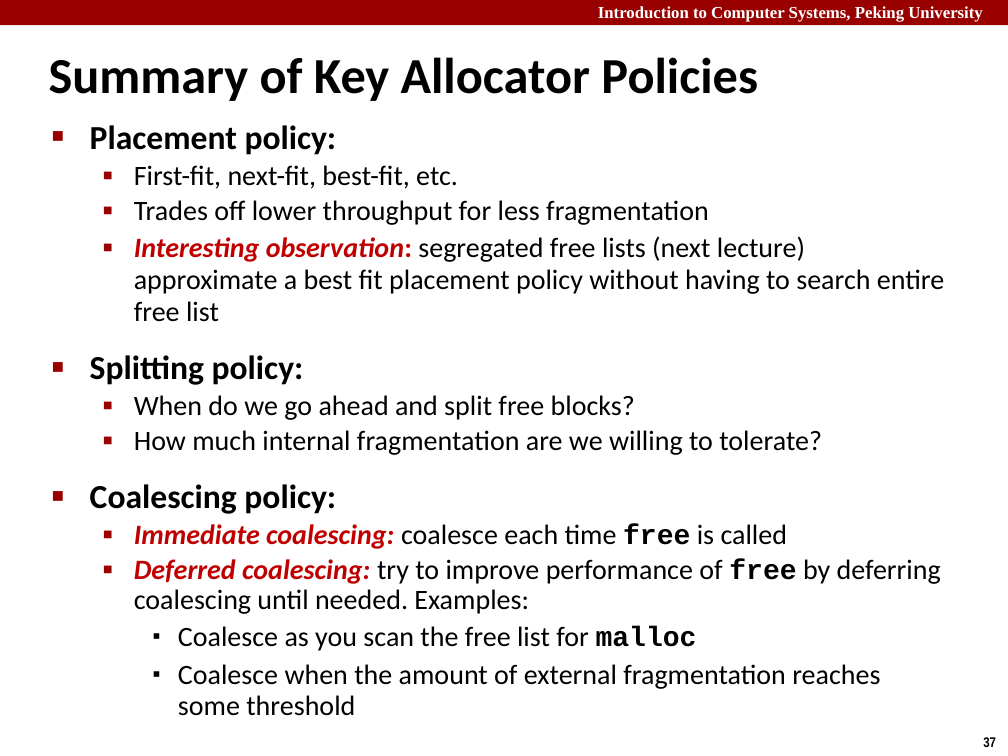
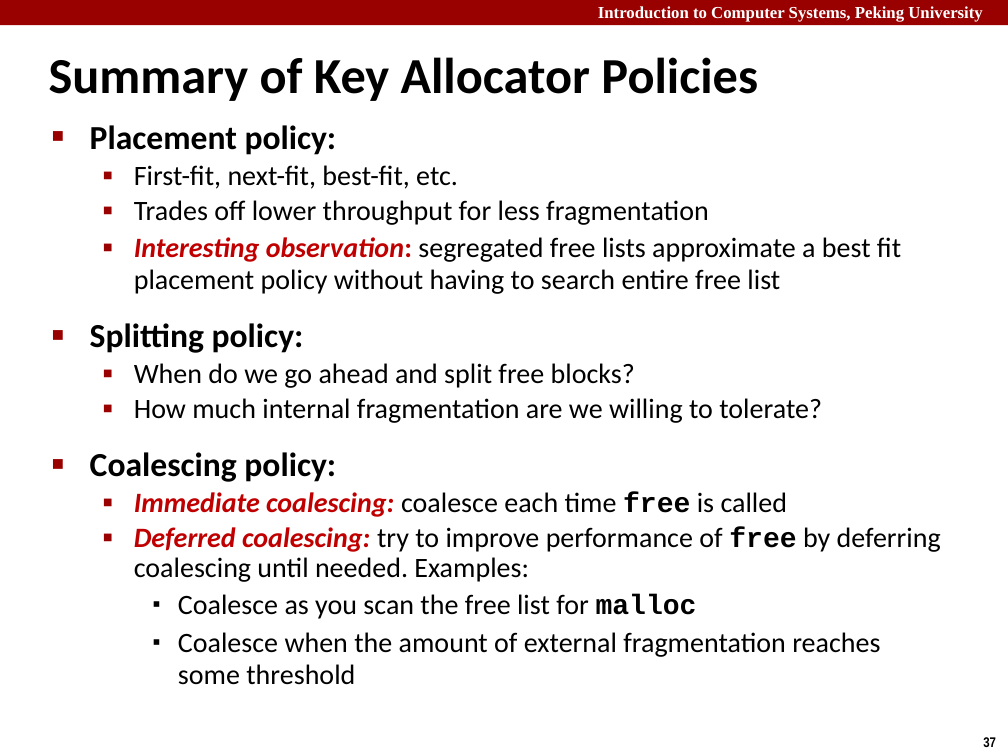
Before and after one commit to caodg/ics, a slide deck: slide 37 of slides/B07-DMM.pptx. Drawn at 1008x756 pixels with LibreOffice and Linux fonts; fonts in the diff are those of the drawing. Boxes give left, top, right and bottom in pixels: in the first picture for what was removed or moved away, otherwise in the second. Text is boxed around its words. In the diff, an @@ line names an element or a change of style, - is before the commit and + after.

Commit message:
update slides

```diff
--- a/slides/B07-DMM.pptx
+++ b/slides/B07-DMM.pptx
@@ text at bbox=[134, 237, 901, 294]: text changed @@
-  ▪ Interesting observation: segregated free lists (next lecture) approximate a best fit placement policy without having to search entire free list
+  ▪ Interesting observation: segregated free lists approximate a best fit placement policy without having to search entire free list
```
Also in this commit, not shown: 4 other slides changed, 3 other files.
